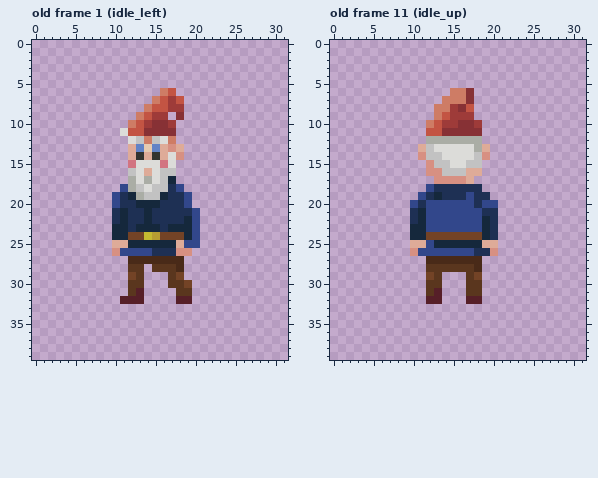
A pixel-art file gets an edit: TinyGardenGame/Content/sprites/gnome.aseprite. That is the earlier state.
32x40 pixels, 30 frames. Shown: old frame 1 (idle_left), old frame 11 (idle_up). The commit also changed other frames, which this record leaves out.
And afterwards:
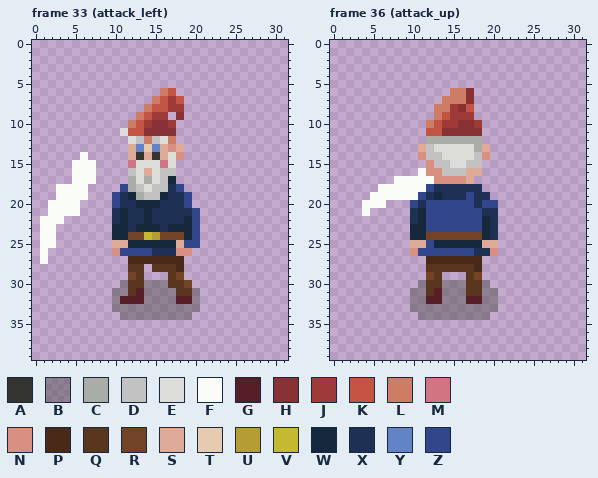
Palette (. is transparent): A #333430  B #45464069  C #aaada5  D #c2c2c2  E #dcdcd9  F #fafcf7  G #561f28  H #873135  J #9e3b39  K #c35443  L #ce7c65  M #d27481  N #d79082  P #492a18  Q #5a361e  R #734326  S #deab98  T #e6cbb1  U #b69d32  V #c4b931  W #15283c  X #1e3054  Y #6283c6  Z #32478b
A new or re-ordered frame is compared with the old frame closest to it.
The exact change:
frames 30 -> 42
layer "shadow" added
layer "attack_swipe" added
Frame 33 (attack_left) is new; against old frame 1 (idle_left), layers "attack_swipe", "shadow":
y 14: x 6 . -> F
y 15..17: x 5..7 ... -> FFF
y 18..19: x 3..6 .... -> FFFF
y 20..21: x 2..5 .... -> FFFF
y 22: x 1..3 ... -> FFF
y 23..25: x 1..2 .. -> FF
y 26..27: x 1 . -> F
y 30: x 11 . -> B; x 14..16 ... -> BBB
y 31: x 10..11 .. -> BB; x 14..17 .... -> BBBB; x 20 . -> B
y 32: x 10 . -> B; x 14..17 .... -> BBBB; x 20 . -> B
y 33: x 10..20 ........... -> BBBBBBBBBBB
y 34: x 11..19 ......... -> BBBBBBBBB
Frame 36 (attack_up) is new; against old frame 11 (idle_up), layers "attack_swipe", "shadow":
y 16: x 11 . -> F
y 17: x 8..12 ..... -> FFFFF
y 18: x 6..11 ...... -> FFFFFF
y 19: x 5..10 ...... -> FFFFFF
y 20: x 4..6 ... -> FFF
y 21: x 4 . -> F
y 30: x 11 . -> B; x 14..16 ... -> BBB; x 19 . -> B
y 31..32: x 10..11 .. -> BB; x 14..16 ... -> BBB; x 19..20 .. -> BB
y 33: x 10..20 ........... -> BBBBBBBBBBB
y 34: x 11..19 ......... -> BBBBBBBBB
Changed places in both pictures, as pixel boxes (x1, y1, x2, y2):
added: (40, 152, 96, 264)
added: (112, 280, 200, 320)
added: (362, 168, 434, 216)
added: (410, 280, 498, 320)
